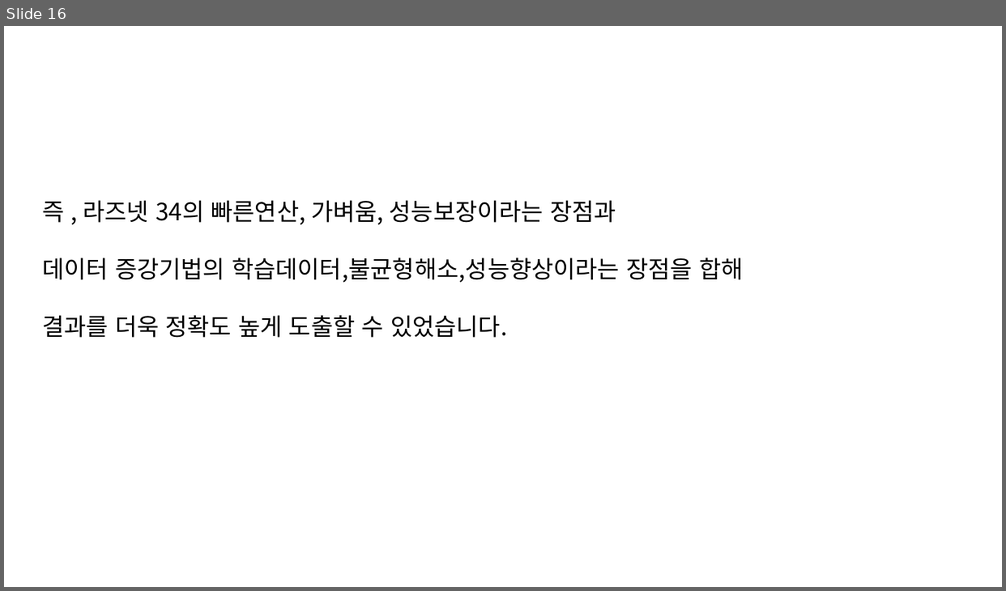
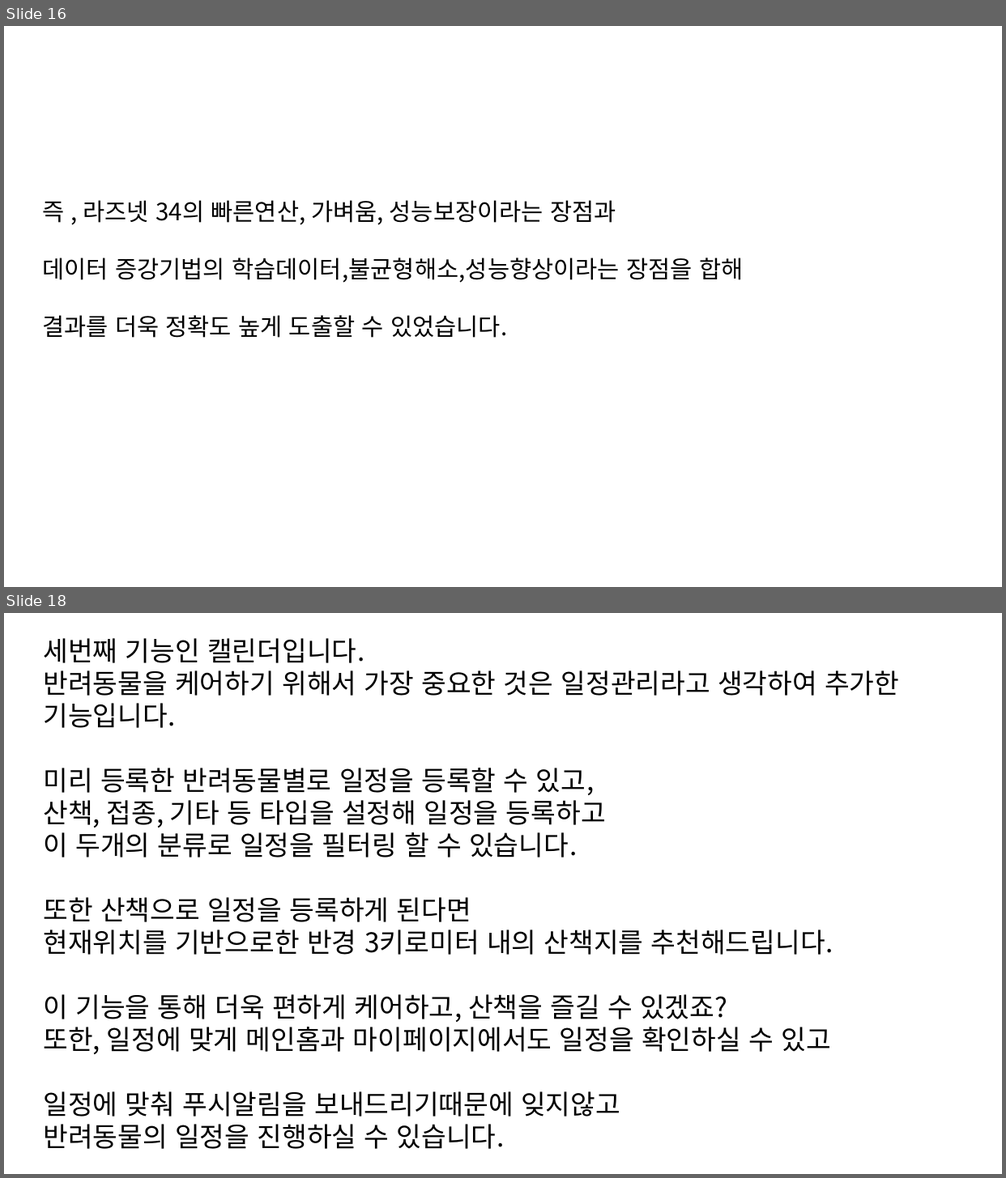
Before and after one commit to dino889/CuteCatDog, a slide deck: Document/최종 발표대본.pptx. Shown one above the other, each under a label of ours: slide 16 before the commit, slides 16 and 18 after it; the slides between them are not shown. The pictures are 1006x591 and 1006x1178 pixels, drawn with LibreOffice and Linux fonts; fonts in the diff are those of the drawing. Boxes give left, top, right and bottom in pixels: in the first picture for what was removed or moved away, otherwise in the second. Text is boxed around its words. In the diff, an @@ line names an element or a change of style, - is before the commit and + after.

```diff
--- a/Document/최종 발표대본.pptx
+++ b/Document/최종 발표대본.pptx
@@ slide 18 added at (4,613,1002,1174), background #FFFFFF @@
@@ text added at (43,638,899,1149), 26 pt, text #000000 @@
+세번째 기능인 캘린더입니다.
+반려동물을 케어하기 위해서 가장 중요한 것은 일정관리라고 생각하여 추가한 기능입니다.
+미리 등록한 반려동물별로 일정을 등록할 수 있고,
+산책, 접종, 기타 등 타입을 설정해 일정을 등록하고
+이 두개의 분류로 일정을 필터링 할 수 있습니다.
+또한 산책으로 일정을 등록하게 된다면
+현재위치를 기반으로한 반경 3키로미터 내의 산책지를 추천해드립니다.
+이 기능을 통해 더욱 편하게 케어하고, 산책을 즐길 수 있겠죠?
+또한, 일정에 맞게 메인홈과 마이페이지에서도 일정을 확인하실 수 있고
+일정에 맞춰 푸시알림을 보내드리기때문에 잊지않고
+반려동물의 일정을 진행하실 수 있습니다.
```
Also in this commit, not shown: 9 other slides added, 1 slide removed.
